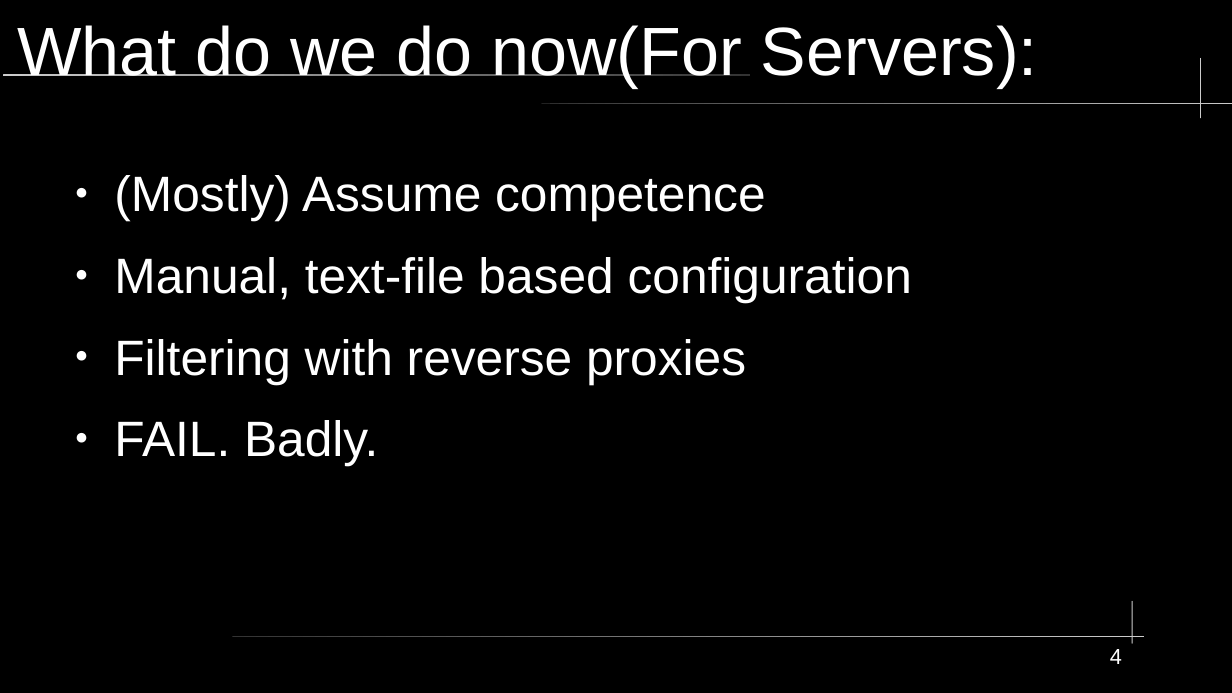
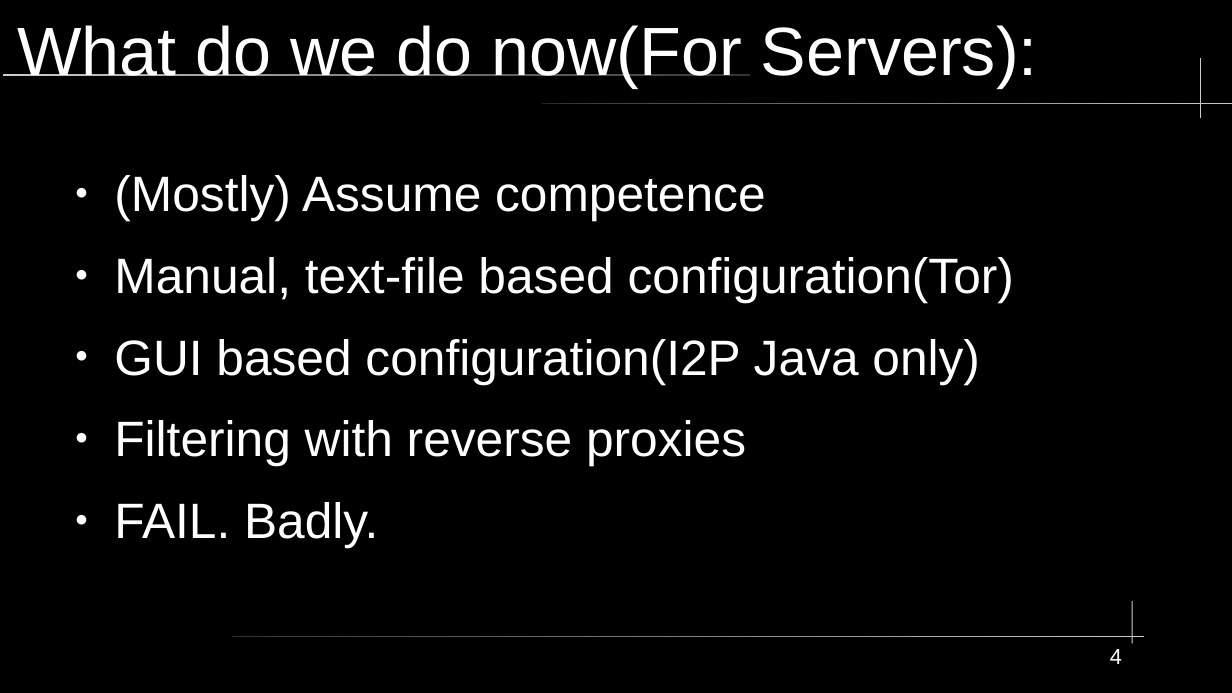
Before and after one commit to eyedeekay/38C3, a slide deck: slide 4 of CCC-Presentation.odp. Drawn at 1232x693 pixels with LibreOffice and Linux fonts; fonts in the diff are those of the drawing. Boxes give left, top, right and bottom in pixels: in the first picture for what was removed or moved away, otherwise in the second. Text is boxed around its words. In the diff, an @@ line names an element or a change of style, - is before the commit and + after.

Commit message:
Give us a little more credit in Java I2P

```diff
--- a/CCC-Presentation.odp
+++ b/CCC-Presentation.odp
@@ text at (114, 257, 1014, 384): text changed @@
-● Manual, text-file based configuration
+● Manual, text-file based configuration(Tor)
+● GUI based configuration(I2P Java only)
```
Also in this commit, not shown: 2 other slides changed.
